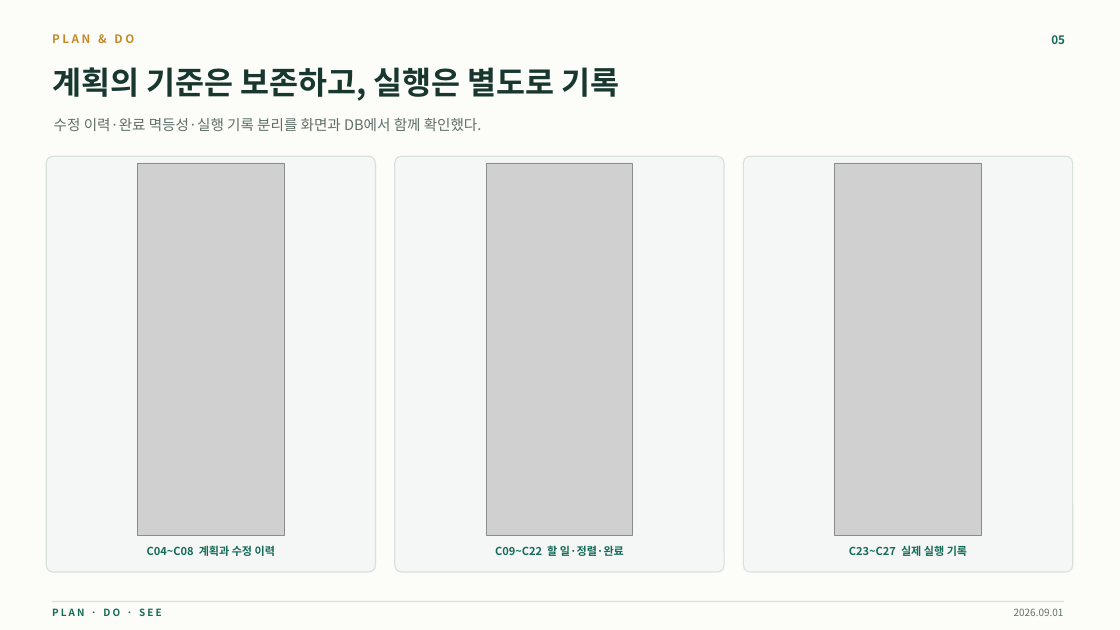
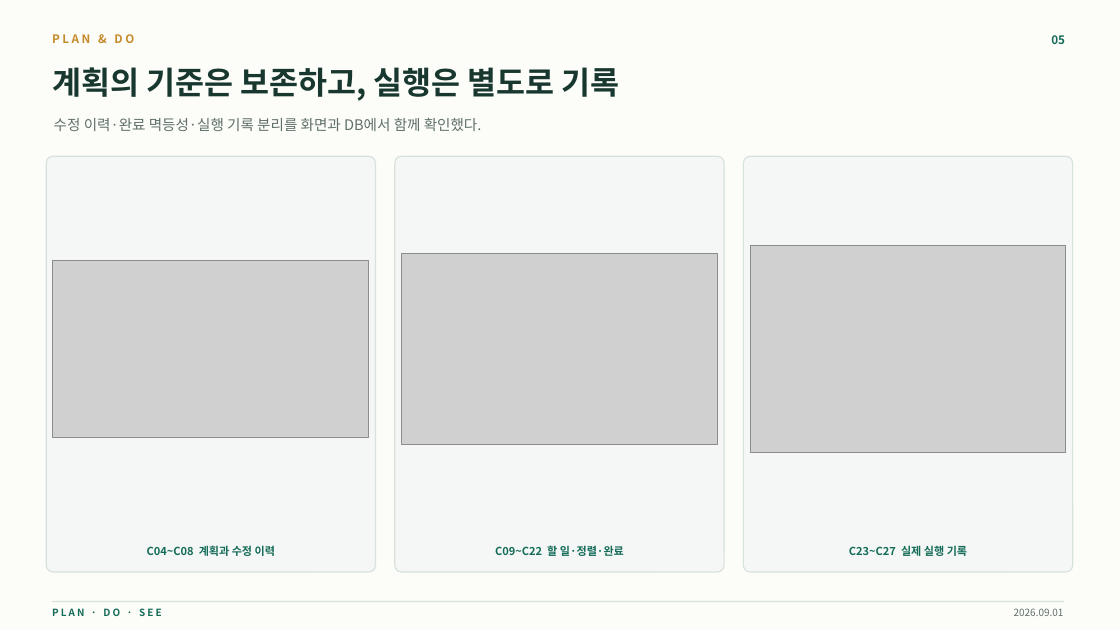
Before and after one commit to stulss/plan-do-see-diary, a slide deck: slide 5 of reports/플랜두씨_다이어리_과제6_제출보고서.pptx. Drawn at 1120x630 pixels with LibreOffice and Linux fonts; fonts in the diff are those of the drawing; grey boxes stand for pictures. Boxes give left, top, right and bottom in pixels: in the first picture for what was removed or moved away, otherwise in the second. Text is boxed around its words. In the diff, an @@ line names an element or a change of style, - is before the commit and + after.

```diff
--- a/reports/플랜두씨_다이어리_과제6_제출보고서.pptx
+++ b/reports/플랜두씨_다이어리_과제6_제출보고서.pptx
@@ picture removed at (138,163,284,535) @@
@@ picture removed at (486,163,633,535) @@
@@ picture removed at (835,163,981,535) @@
@@ picture added at (53,260,369,439) @@
@@ picture added at (402,254,718,444) @@
@@ picture added at (750,245,1066,453) @@
```
Also in this commit, not shown: 5 other slides changed, 7 slides added, 20 other files.
